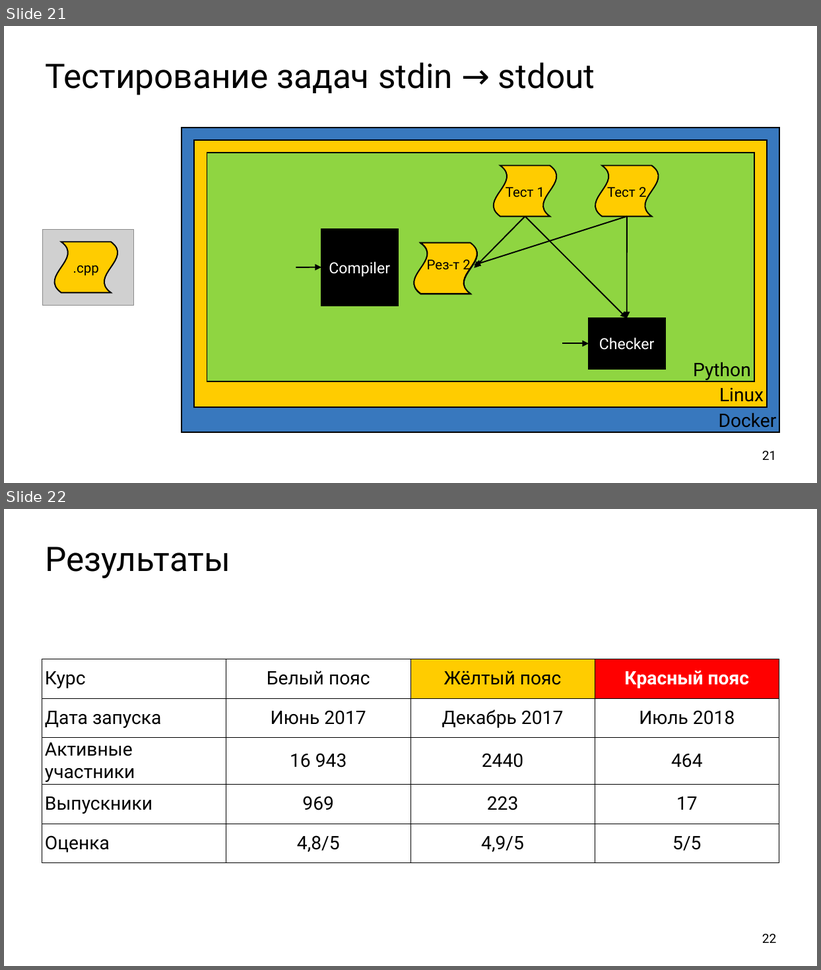
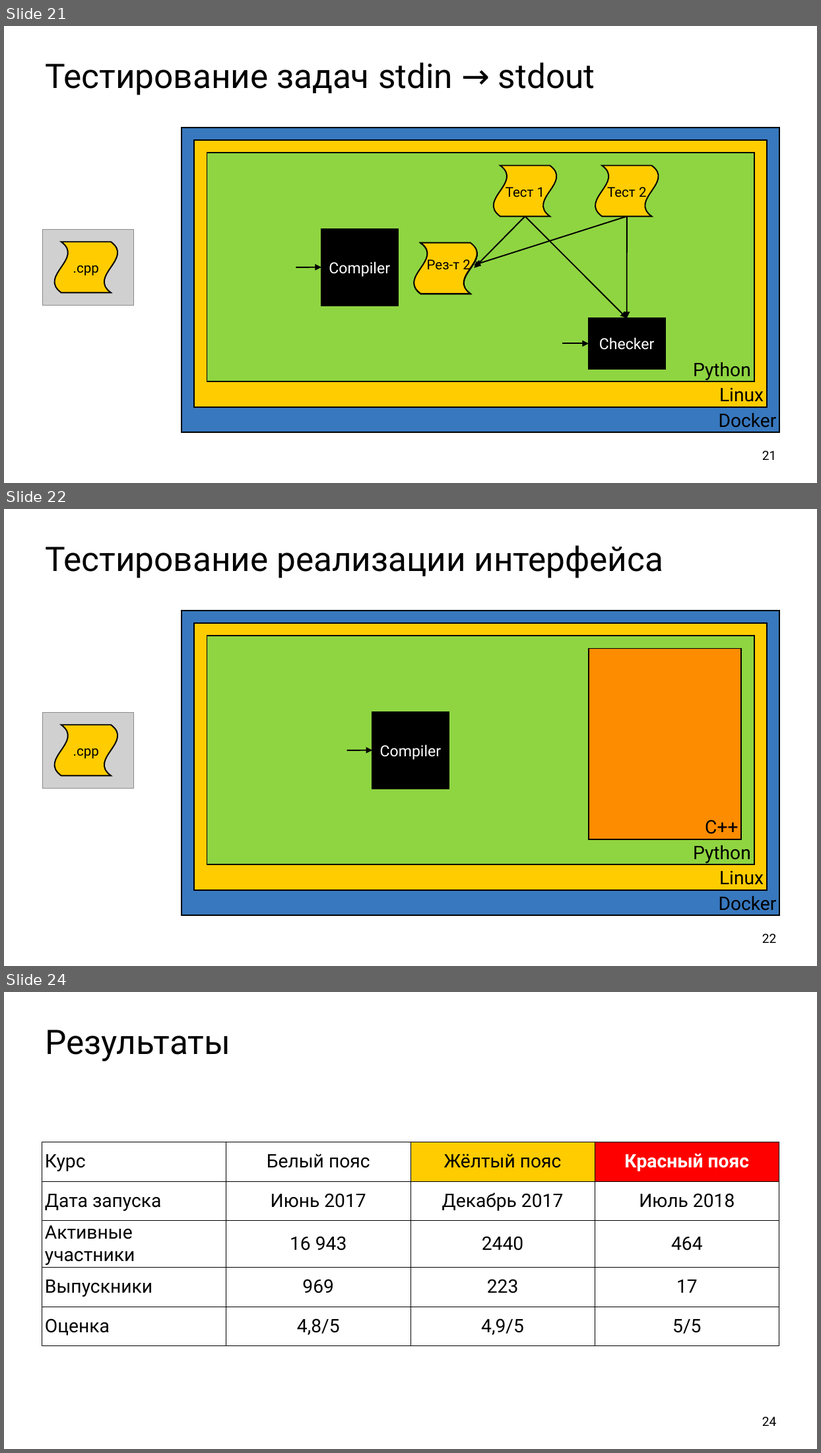
Before and after one commit to ishfb/cpprus18, a slide deck: slides.pptx. Shown one above the other, each under a label of ours: slides 21 and 22 before the commit, slides 21, 22 and 24 after it; the slides between them are not shown. The pictures are 821x970 and 821x1453 pixels, drawn with LibreOffice and Linux fonts; fonts in the diff are those of the drawing; grey boxes stand for pictures. Boxes give left, top, right and bottom in pixels: in the first picture for what was removed or moved away, otherwise in the second. Text is boxed around its words. In the diff, an @@ line names an element or a change of style, - is before the commit and + after.

```diff
--- a/slides.pptx
+++ b/slides.pptx
@@ slide 22 added at (4, 509, 817, 966), background #FFFFFF @@
@@ title added at (45, 545, 664, 578), 80 pt, text #000000 @@
+Тестирование реализации интерфейса
@@ rectangle added at (182, 611, 780, 916), fill #3878BE, outline #000000 3 pt, 44 pt, text #000000 @@
+Docker
@@ rectangle added at (194, 623, 767, 890), fill #FFCC00, outline #000000 3 pt, 44 pt, text #000000 @@
+Linux
@@ rectangle added at (207, 636, 754, 865), fill #8FD541, outline #000000 3 pt, 44 pt, text #000000 @@
+Python
@@ rectangle added at (589, 649, 742, 840), fill #FE8C00, outline #000000 3 pt, 44 pt, text #000000 @@
+C++
@@ picture added at (42, 712, 133, 789) @@
@@ wave added at (54, 725, 118, 776), fill #FFCC00, outline #000000 3 pt @@
@@ rectangle added at (372, 712, 449, 789), fill #000000, outline #000000 3 pt, 36 pt, text #FFFFFF @@
+Compiler
@@ text added at (73, 749, 99, 759), 32 pt, text #000000 @@
+.cpp
@@ arrow added from (347, 751) to (372, 751), #000000 3 pt @@
@@ page number added at (762, 934, 777, 943), 30 pt, text #000000 @@
+22
@@ what was slide 22 is now slide 24 @@
@@ page number at (762, 1417, 777, 1426): text changed @@
-22
+24
```
Also in this commit, not shown: 1 other slide added, 1 other file.
